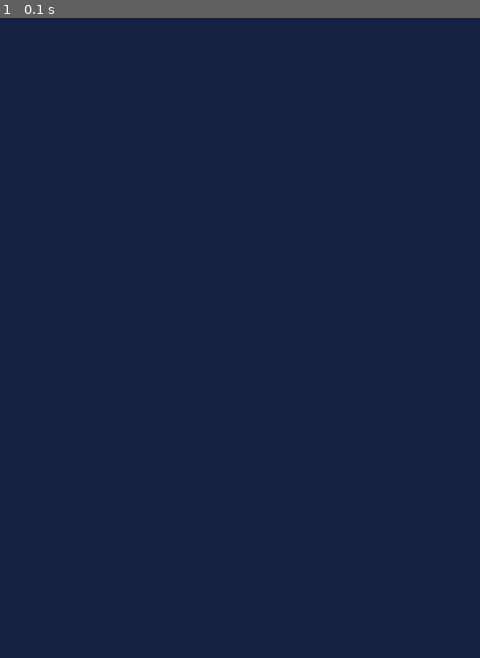
Above: before the commit, frame 1.
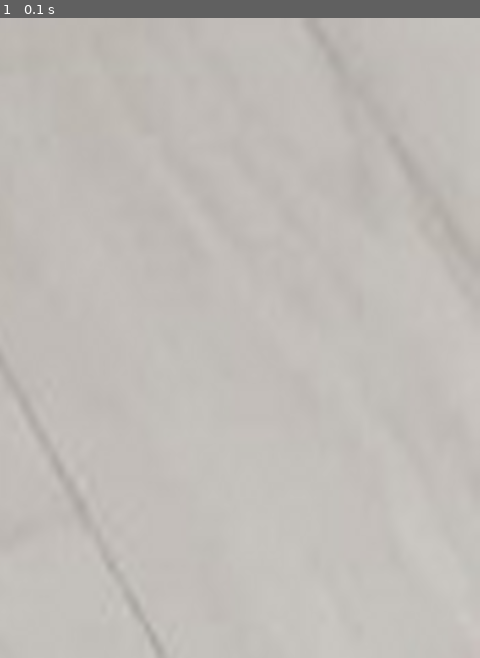
Above: after the commit, the same moment.

Repository: dkim0827/python_game
Game: pygame game, started from pygame_basic/2_background.py
Two runs of this game, one before a commit and one after it. Both use one fixed random seed, a clock stepped at 60 frames per second and the inputs below.
Inputs:
- Up to frame 1 (0.1 s): no input

The runs differ from the first frame. In frame 1, 100% of the frame differs, in the area x 0-100%, y 0-100%.

Commit message:
added keybard event

Diff:
--- a/pygame_basic/4_keyboard_event.py
+++ b/pygame_basic/4_keyboard_event.py
@@ -0,0 +1,73 @@
+import pygame
+
+pygame.init() # 초기화(반드시 필요)
+
+# 화면 크기 설정
+screen_width = 480 # 가로 크기
+screen_height = 640 # 세로 크기
+screen = pygame.display.set_mode((screen_width, screen_height))
+
+# 화면 타이틀 설정
+pygame.display.set_caption("pop_the_balloon") # 게임 이름
+
+# 배경 이미지 불러오기
+bacgkround = pygame.image.load("/Users/danielkim/Desktop/python_game/pygame_basic/background.png")
+
+# 스프라이트(캐릭터) 불러오기
+character = pygame.image.load(("/Users/danielkim/Desktop/python_game/pygame_basic/character.png"))
+character_size = character.get_rect().size # rect = rectangle 이미지의 크기를 구해옴
+character_width = character_size[0] # 캐릭터의 가로크기
+character_height = character_size[1] # 캐릭터의 세로크기
+character_x_pos = (screen_width - character_width) / 2 # 화면 가로의 절반 크기에 해당하는 곳에 위치(가로)
+character_y_pos = screen_height - character_height # 화면 세로크기 가장 아래에 해당하는 곳에 위치(세로)
+
+# 이동할 좌표
+to_x = 0
+to_y = 0
+
+# 이벤트 루프
+running = True # 게임이 진행중인가?
+while running:
+    for event in pygame.event.get(): # 파이게임을 사용하기 위해서 무조건 적어야함.
+        if event.type == pygame.QUIT:
+            running = False
+
+        if event.type == pygame.KEYDOWN: # 키가 눌러졌는지 확인
+            if event.key == pygame.K_LEFT: # 캐릭터를 왼쪽으로
+                to_x -= 5
+            elif event.key == pygame.K_RIGHT: # 캐릭터를 오른쪽으로
+                to_x += 5
+            elif event.key == pygame.K_UP: # 캐릭터를 위로
+                to_y -= 5
+            elif event.key == pygame.K_DOWN: # 캐릭터를 아래로
+                to_y += 5
+
+        if event.type == pygame.KEYUP:
+            if event.key == pygame.K_LEFT or event.key == pygame.K_RIGHT:
+                to_x = 0
+            elif event.key == pygame.K_UP or event.key == pygame.K_DOWN:
+                to_y = 0
+
+    character_x_pos += to_x
+    character_y_pos += to_y
+
+    # 만약 화면 바깥으로 벗어난다면
+    # 가로
+    if character_x_pos < 0:
+        character_x_pos = 0
+    elif character_x_pos > screen_width - character_width:
+        character_x_pos = screen_width - character_width
+
+    # 세로
+    if character_y_pos < 0:
+        character_y_pos = 0
+    elif character_y_pos > screen_height - character_height:
+        character_y_pos = screen_height - character_height
+
+
+    screen.blit(bacgkround, (0, 0)) # 제일 왼쪽 오른쪽 상단 배경그리기
+    screen.blit(character, (character_x_pos, character_y_pos)) # 캐릭터 그리기
+    pygame.display.update() # 게임화면을 다시 그려줌. 계속 호출되어야함
+
+# pygame 종료
+pygame.quit()
Binary file changed: pygame_basic/background.png
Binary file changed: pygame_basic/character.png
